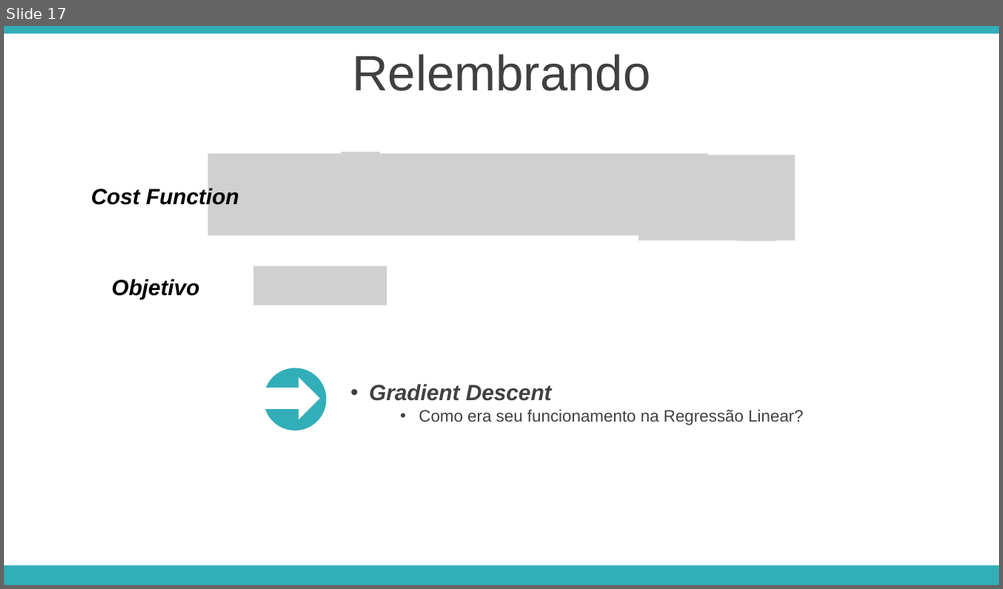
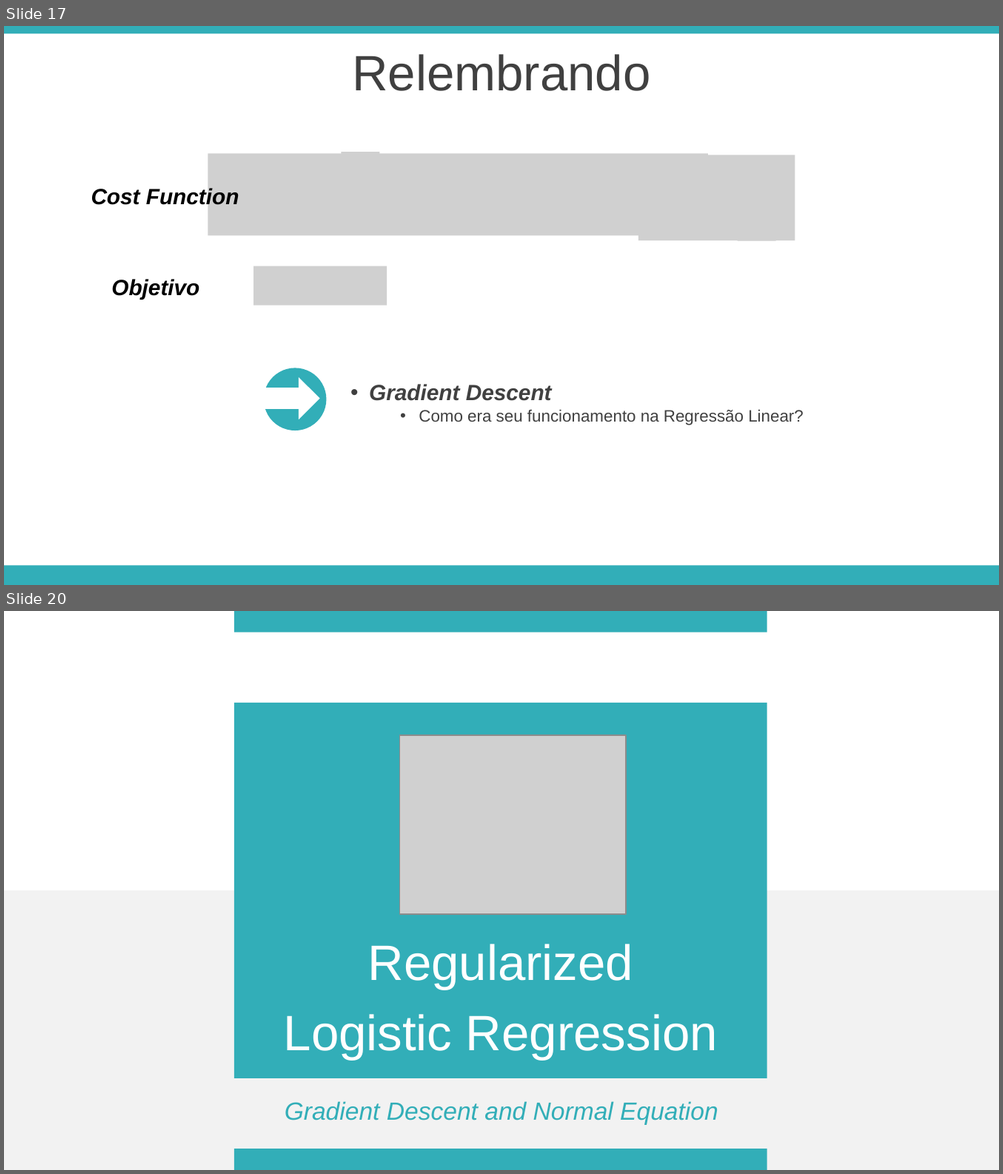
Before and after one commit to APILASTRI/coursera-stanford, a slide deck: machine-learning/notations/semana-3/presentation/06-regularization-overfitting.pptx. Shown one above the other, each under a label of ours: slide 17 before the commit, slides 17 and 20 after it; the slides between them are not shown. The pictures are 1003x589 and 1003x1174 pixels, drawn with LibreOffice and Linux fonts; fonts in the diff are those of the drawing; grey boxes stand for pictures; background and template pictures are left out. Boxes give left, top, right and bottom in pixels: in the first picture for what was removed or moved away, otherwise in the second. Text is boxed around its words. In the diff, an @@ line names an element or a change of style, - is before the commit and + after.

```diff
--- a/machine-learning/notations/semana-3/presentation/06-regularization-overfitting.pptx
+++ b/machine-learning/notations/semana-3/presentation/06-regularization-overfitting.pptx
@@ slide 20 added at [4, 611, 999, 1170], background #FFFFFF @@
@@ rectangle added at [233, 611, 766, 632], fill #32AEB8 @@
@@ rectangle added at [233, 703, 766, 1079], fill #32AEB8 @@
@@ rectangle added at [423, 718, 587, 930], fill #32AEB8 @@
@@ picture added at [400, 735, 626, 914] @@
@@ rectangle added at [4, 891, 999, 1170], fill #F2F2F2 @@
@@ text added at [284, 944, 717, 1059], 36 pt, text #FFFFFF @@
+Regularized
+Logistic Regression
@@ text added at [284, 1102, 718, 1125], 18 pt, text #32AEB8, italic @@
+Gradient Descent and Normal Equation
@@ rectangle added at [233, 1149, 766, 1170], fill #32AEB8 @@
```
Also in this commit, not shown: 2 slides changed, 4 other slides added, 2 other files.
